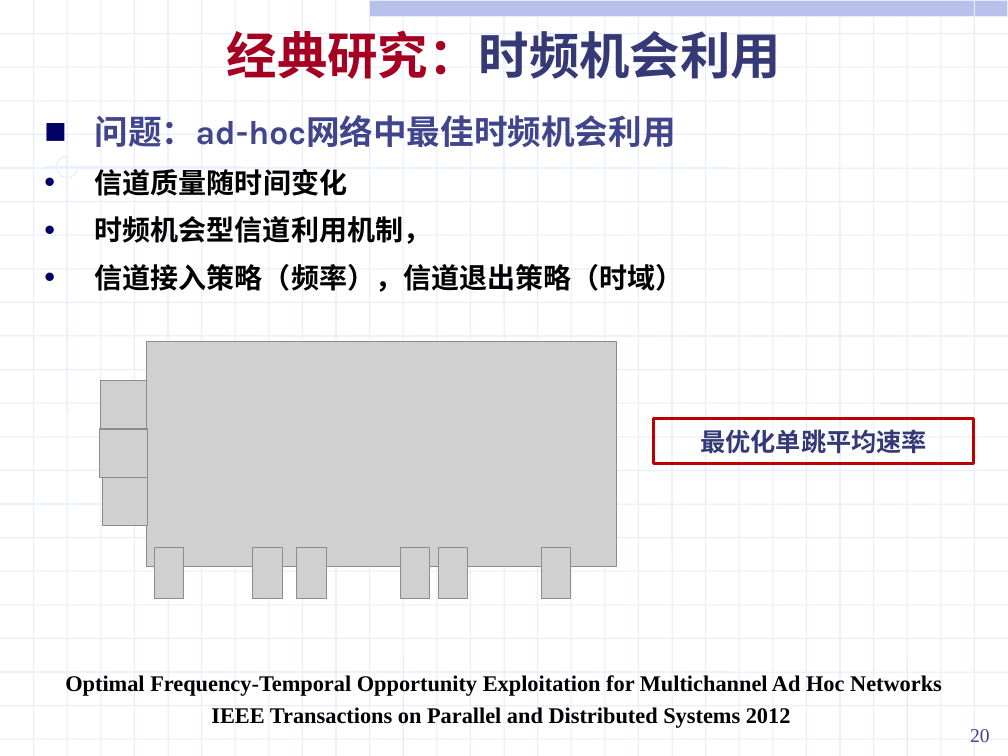
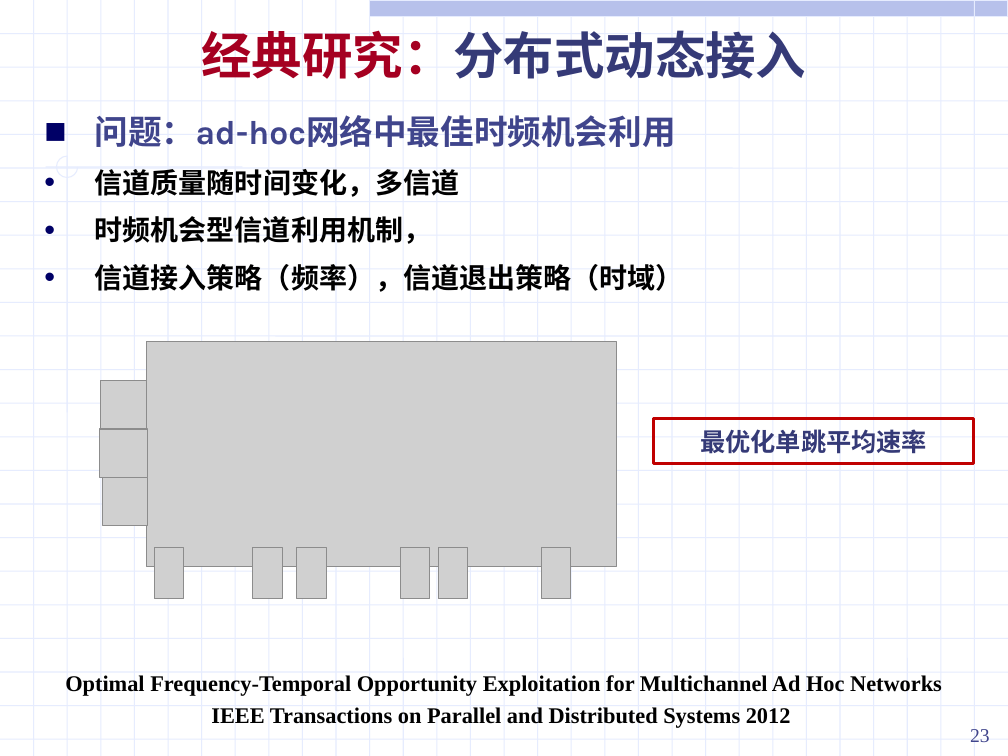
Before and after one commit to ssheroes/hello-world, a slide deck: slide 23 of 战术网频谱资源分配调研.pptx (slide 20 before the commit). Drawn at 1008x756 pixels with LibreOffice and Linux fonts; fonts in the diff are those of the drawing; grey boxes stand for pictures. Boxes give left, top, right and bottom in pixels: in the first picture for what was removed or moved away, otherwise in the second. Text is boxed around its words. In the diff, an @@ line names an element or a change of style, - is before the commit and + after.

```diff
--- a/战术网频谱资源分配调研.pptx
+++ b/战术网频谱资源分配调研.pptx
@@ text at <box>202,30,807,79</box>: text changed; font Karla to Noto Sans CJK SC @@
-经典研究：时频机会利用
+经典研究：分布式动态接入
@@ text at <box>95,169,460,197</box>: text changed @@
-• 信道质量随时间变化
+• 信道质量随时间变化，多信道
@@ page number at <box>970,729,990,742</box>: text changed @@
-20
+23
```
Also in this commit, not shown: 35 other slides changed, 4 slides added, 1 slide removed, 5 other files.
